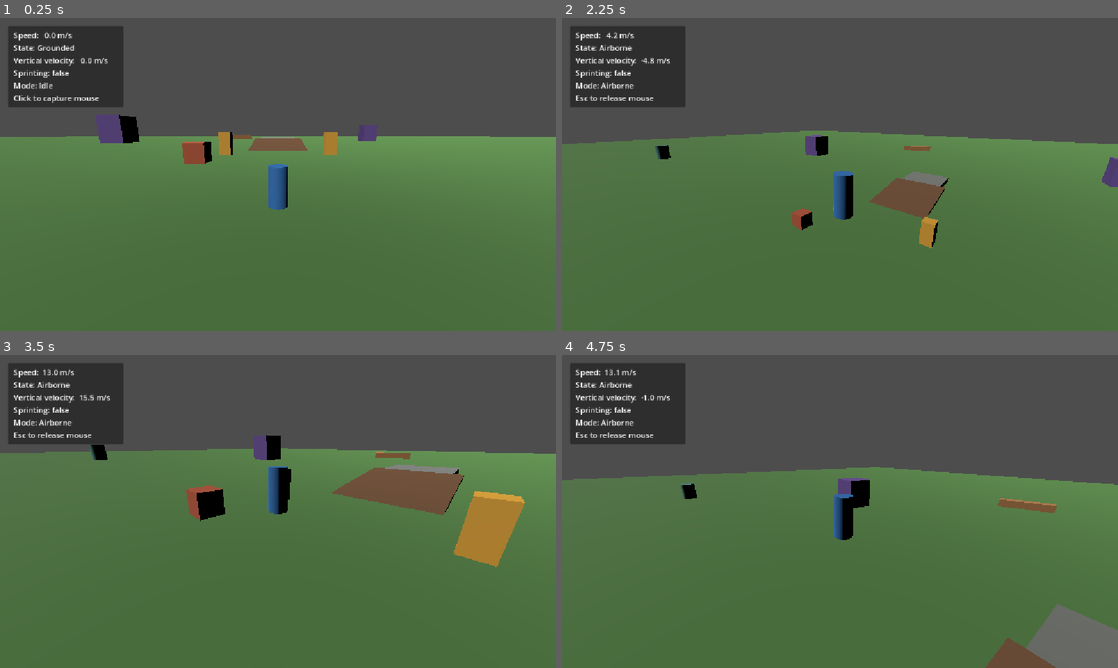
Above: before the commit, frames 1-4 (two rows, left to right).
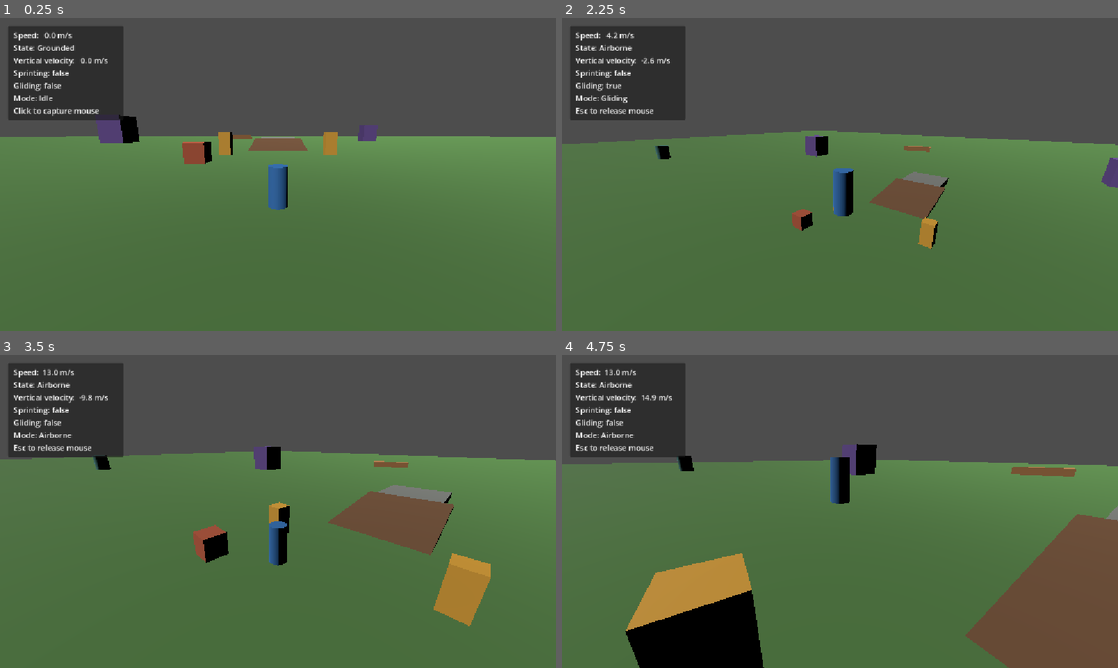
Above: after the commit, the same moments.

Repository: nimanimanima-rgb/DreamRunner
Game: Godot game, scene res://scenes/main.tscn
Two runs of this game, one before a commit and one after it. Both use one fixed random seed, a clock stepped at 60 frames per second and the inputs below.
Inputs (mouse positions are in pixels of both pictures, inside the frame that each line leads up to):
- Up to frame 1 (0.25 s): no input
- Up to frame 2 (2.25 s): move the mouse to (962, 158) at 0.52 s; hold D (move_right) 0.53-1.28 s; hold Space (jump) 0.53-1.28 s; click (962, 158) at 0.67 s; move the mouse to (812, 174) at 1.27 s; hold W (move_forward) from 1.28 s (still down); tap Shift (sprint) at 1.35 s; click (812, 174) at 1.42 s; tap Space (jump) at 1.52, 1.55, 1.82 s; move the mouse to (851, 168) at 2.02 s; hold Space (jump) from 2.03 s (still down); click (851, 168) at 2.17 s
- Up to frame 3 (3.5 s): keep holding W (move_forward); move the mouse to (272, 517) at 2.77 s; release Space (jump) at 2.78 s; tap Shift (sprint) at 2.85 s; click (272, 517) at 2.92 s; tap Space (jump) at 3.02, 3.05, 3.32 s
- Up to frame 4 (4.75 s): keep holding W (move_forward); move the mouse to (878, 514) at 3.52 s; hold Space (jump) 3.53-4.28 s; click (878, 514) at 3.67 s; move the mouse to (795, 508) at 4.27 s; tap Shift (sprint) at 4.35 s; click (795, 508) at 4.42 s; tap Space (jump) at 4.52, 4.55 s

The runs differ from the first frame. In frame 1, 1.0% of the frame differs, in the area x 1-23%, y 20-33%; in frame 2, 1.3%; in frame 3, 12%; in frame 4, 23%, in the area x 0-100%, y 4-100%.

Commit message:
Add dreamlike glide movement

Diff:
--- a/scenes/main.tscn
+++ b/scenes/main.tscn
@@ -317,7 +317,7 @@
 offset_left = 16.0
 offset_top = 16.0
 offset_right = 256.0
-offset_bottom = 172.0
+offset_bottom = 196.0
 
 [node name="PanelContainer" type="PanelContainer" parent="DebugHUD/MarginContainer"]
 layout_mode = 2
@@ -331,4 +331,4 @@
 
 [node name="Readout" type="Label" parent="DebugHUD/MarginContainer/PanelContainer/MarginContainer"]
 layout_mode = 2
-text = "Speed: 0.0 m/s\nState: Airborne\nVertical velocity: 0.0 m/s\nSprinting: false\nMode: Airborne\nClick to capture mouse"
+text = "Speed: 0.0 m/s\nState: Airborne\nVertical velocity: 0.0 m/s\nSprinting: false\nGliding: false\nMode: Airborne\nClick to capture mouse"
--- a/scripts/debug_hud.gd
+++ b/scripts/debug_hud.gd
@@ -10,10 +10,15 @@
 	var horizontal_speed := Vector2(player.velocity.x, player.velocity.z).length()
 	var movement_state := "Grounded" if player.is_on_floor() else "Airborne"
 	var sprinting := Input.is_action_pressed("sprint") and horizontal_speed > 0.1
+	var gliding := (
+		not player.is_on_floor()
+		and player.velocity.y < 0.0
+		and Input.is_action_pressed("jump")
+	)
 	var mouse_hint := "Esc to release mouse"
 	if Input.get_mouse_mode() != Input.MOUSE_MODE_CAPTURED:
 		mouse_hint = "Click to capture mouse"
-	var movement_mode := "Airborne"
+	var movement_mode := "Gliding" if gliding else "Airborne"
 	if player.is_on_floor():
 		if horizontal_speed < 0.1:
 			movement_mode = "Idle"
@@ -27,6 +32,7 @@
 		+ "State: %s\n" % movement_state
 		+ "Vertical velocity: %5.1f m/s\n" % player.velocity.y
 		+ "Sprinting: %s\n" % str(sprinting)
+		+ "Gliding: %s\n" % str(gliding)
 		+ "Mode: %s\n" % movement_mode
 		+ mouse_hint
 	)
--- a/scripts/player_controller.gd
+++ b/scripts/player_controller.gd
@@ -10,6 +10,11 @@
 @export var jump_velocity: float = 17.5
 @export var gravity_multiplier: float = 1.35
 @export var maximum_fall_speed: float = 42.0
+
+@export_group("Glide")
+@export var glide_gravity_multiplier: float = 0.25
+@export var glide_fall_speed: float = 7.0
+@export var glide_deceleration: float = 24.0
 
 @export_group("Camera")
 @export var mouse_sensitivity: float = 0.003
@@ -117,12 +122,37 @@
 	velocity.z = horizontal_velocity.z
 
 	if not is_on_floor():
-		velocity.y = maxf(
-			velocity.y - gravity * gravity_multiplier * delta,
-			-maximum_fall_speed
-		)
+		if is_gliding():
+			apply_glide(delta)
+		else:
+			velocity.y = maxf(
+				velocity.y - gravity * gravity_multiplier * delta,
+				-maximum_fall_speed
+			)
 
 	if Input.is_action_just_pressed("jump") and is_on_floor():
 		velocity.y = jump_velocity
 
 	move_and_slide()
+
+
+func is_gliding() -> bool:
+	return (
+		not is_on_floor()
+		and velocity.y < 0.0
+		and Input.is_action_pressed("jump")
+	)
+
+
+func apply_glide(delta: float) -> void:
+	if velocity.y < -glide_fall_speed:
+		velocity.y = move_toward(
+			velocity.y,
+			-glide_fall_speed,
+			glide_deceleration * delta
+		)
+	else:
+		velocity.y = maxf(
+			velocity.y - gravity * glide_gravity_multiplier * delta,
+			-glide_fall_speed
+		)
